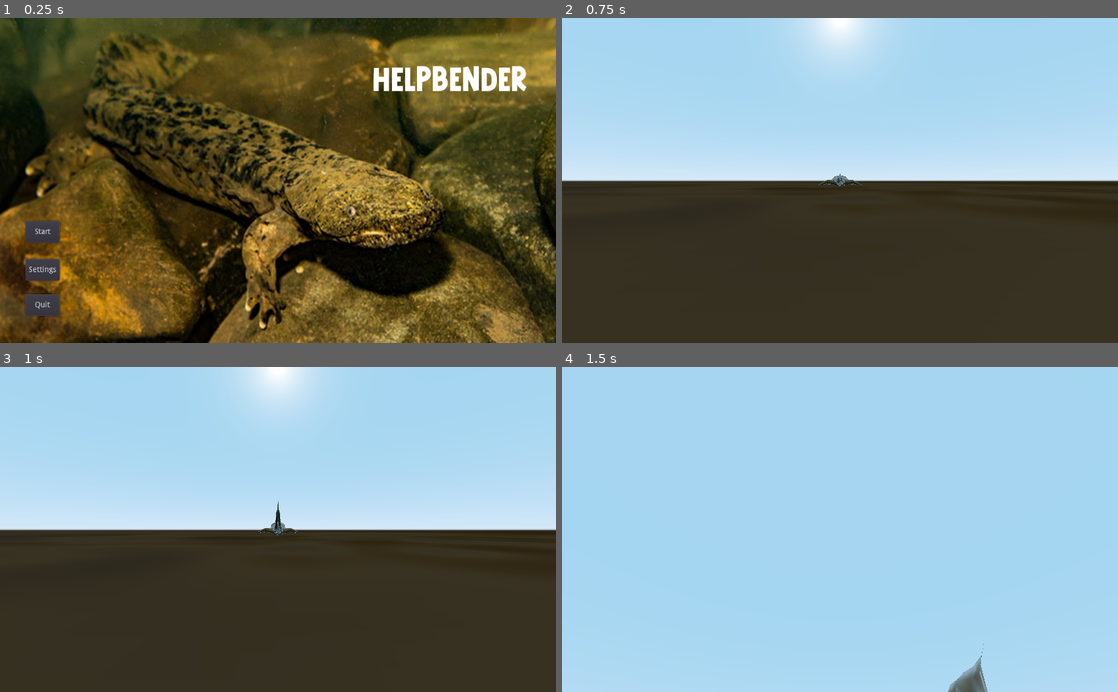
Above: before the commit, frames 1-4 (two rows, left to right).
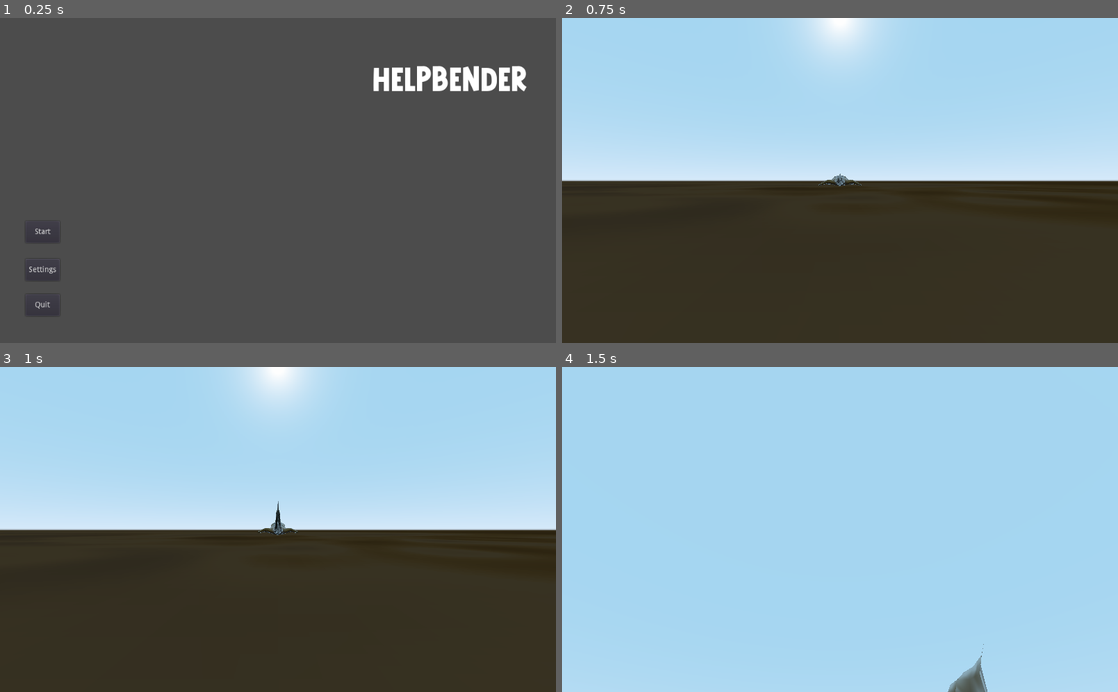
Above: after the commit, the same moments.

Repository: PDHTEC/HelpBender
Game: Godot game, scene res://Scenes/MenuMain.tscn
Two runs of this game, one before a commit and one after it. Both use one fixed random seed, a clock stepped at 60 frames per second and the inputs below. The engine's default icon, where the game draws it, is replaced by a stand-in: a white triangle on a blue panel in a dark square.
Inputs (mouse positions are in pixels of both pictures, inside the frame that each line leads up to):
- Up to frame 1 (0.25 s): no input
- Up to frame 2 (0.75 s): click "Start" at 0.5 s
- Up to frame 3 (1 s): no input
- Up to frame 4 (1.5 s): move the mouse to (867, 529) at 1.27 s; hold W (forward) from 1.28 s (still down); click (867, 529) at 1.35 s

The runs differ from the first frame. In frame 1, 97% of the frame differs, in the area x 0-100%, y 0-100%; in frame 2, nothing differs; in frame 3, nothing differs; in frame 4, nothing differs.

Commit message:
removed problematic files
fjernede baggrundsbilledet til main menu. Skal finde et nyt.

Diff:
--- a/HelpBender/Scenes/MenuMain.tscn
+++ b/HelpBender/Scenes/MenuMain.tscn
@@ -1,6 +1,5 @@
-[gd_scene load_steps=7 format=2]
+[gd_scene load_steps=6 format=2]
 
-[ext_resource path="res://Hellbendymainmenu.jpg" type="Texture" id=1]
 [ext_resource path="res://Misrow.ttf" type="DynamicFontData" id=2]
 [ext_resource path="res://Scripts/MenuMain.gd" type="Script" id=3]
 [ext_resource path="res://Scenes/settingsMenu.tscn" type="PackedScene" id=4]
@@ -16,11 +15,6 @@
 anchor_right = 1.0
 anchor_bottom = 1.0
 script = ExtResource( 3 )
-
-[node name="Hellbendymainmenu" type="Sprite" parent="."]
-position = Vector2( 516, 298 )
-scale = Vector2( 1.72, 2.01333 )
-texture = ExtResource( 1 )
 
 [node name="Knapper" type="Control" parent="."]
 margin_right = 40.0
Binary file removed: HelpBender/Hellbendymainmenu.jpg
Not shown, removed: HelpBender/Hellbendymainmenu.jpg.import
